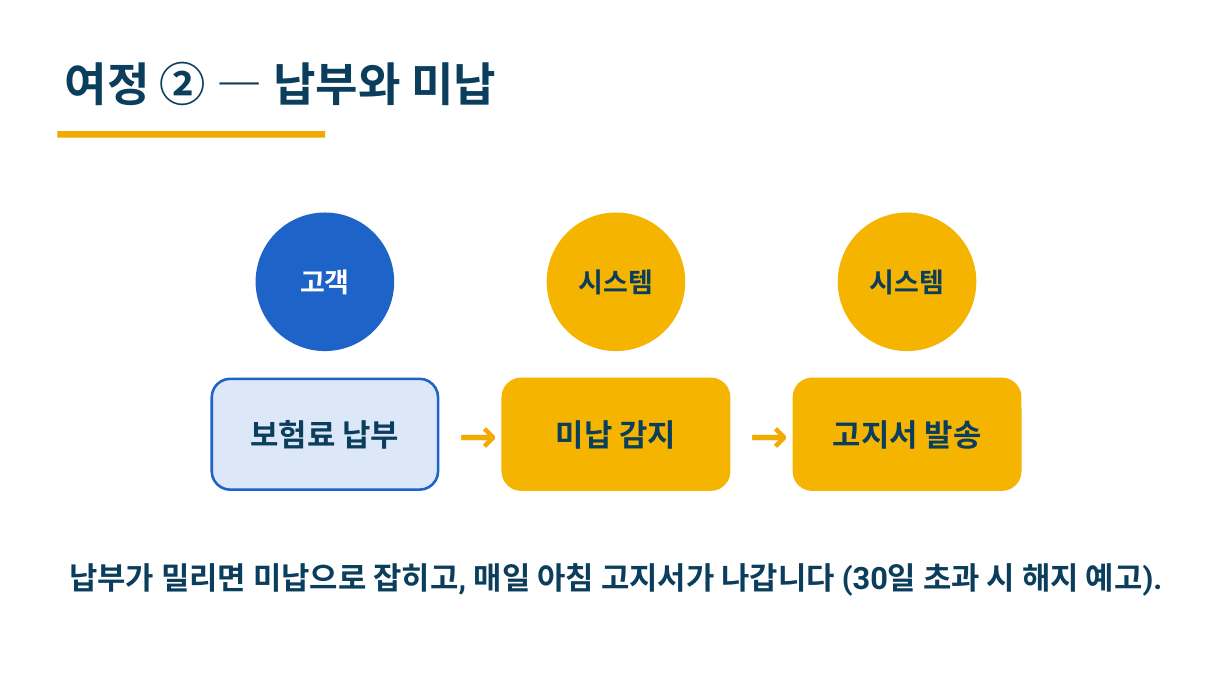
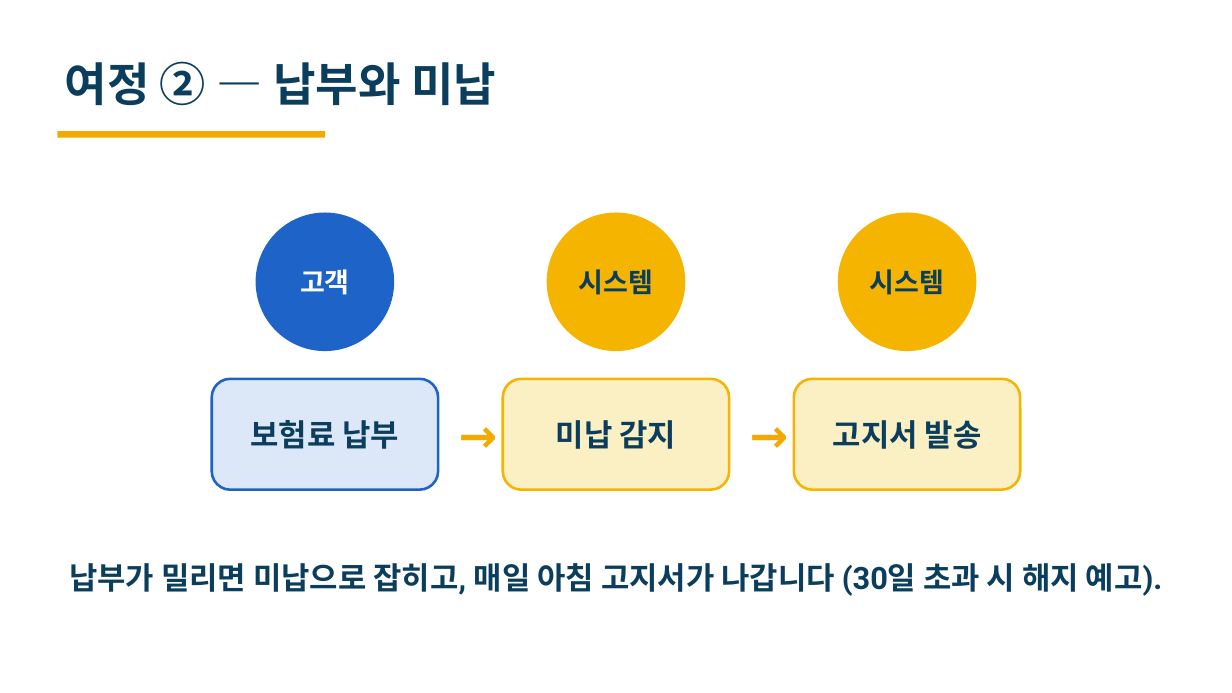
Before and after one commit to heyoonyoon/distributed-programming, a slide deck: slide 7 of docs/presentation/보험발표-편집가능.pptx. Drawn at 1232x693 pixels with LibreOffice and Linux fonts; fonts in the diff are those of the drawing. Boxes give left, top, right and bottom in pixels: in the first picture for what was removed or moved away, otherwise in the second. Text is boxed around its words. In the diff, an @@ line names an element or a change of style, - is before the commit and + after.

```diff
--- a/docs/presentation/보험발표-편집가능.pptx
+++ b/docs/presentation/보험발표-편집가능.pptx
@@ rounded rectangle "미납 감지" at (503, 379, 729, 490): fill #F4B400 to #FBEFC4 @@
@@ rounded rectangle "고지서 발송" at (794, 379, 1020, 490): fill #F4B400 to #FBEFC4 @@
```
Also in this commit, not shown: 3 other slides changed, 1 other file.
